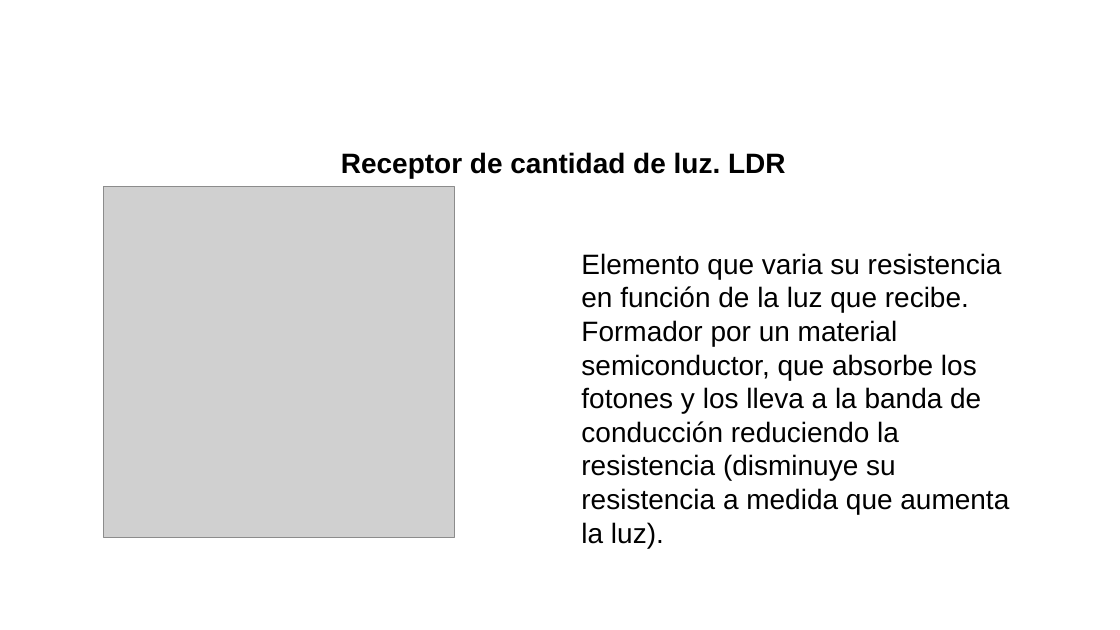
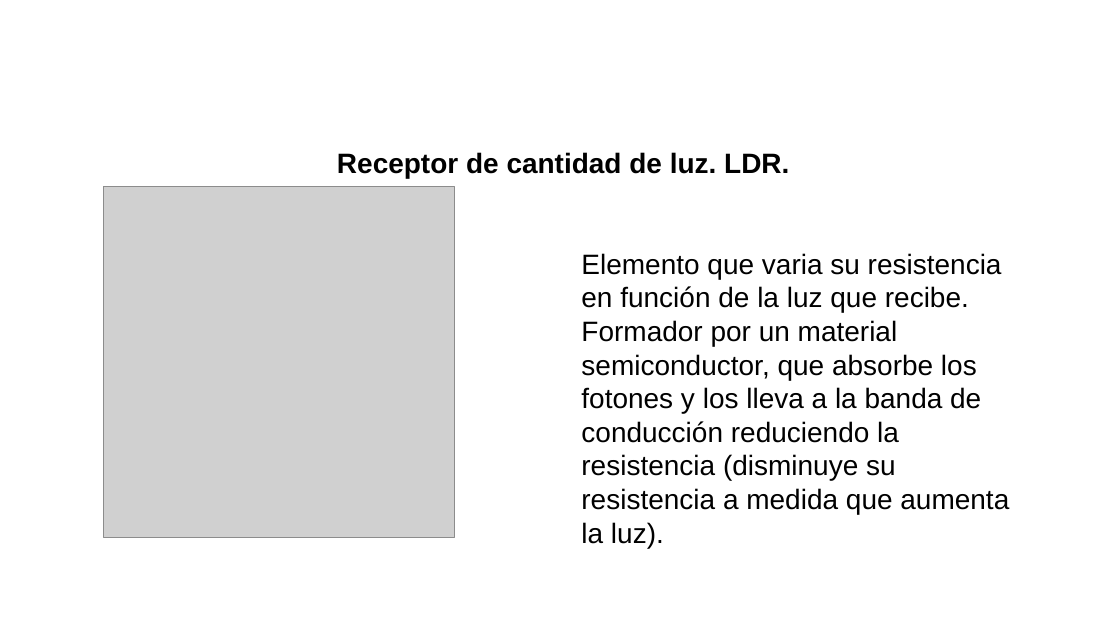
Before and after one commit to aigora/twA109-jaime-pablo-sara, a slide deck: slide 8 of trabajoinformatica_sinterminar.pptx. Drawn at 1120x630 pixels with LibreOffice and Linux fonts; fonts in the diff are those of the drawing; grey boxes stand for pictures; background and template pictures are left out. Boxes give left, top, right and bottom in pixels: in the first picture for what was removed or moved away, otherwise in the second. Text is boxed around its words. In the diff, an @@ line names an element or a change of style, - is before the commit and + after.

```diff
--- a/trabajoinformatica_sinterminar.pptx
+++ b/trabajoinformatica_sinterminar.pptx
@@ text at (337,152,789,179): text changed @@
-  Receptor de cantidad de luz. LDR
+  Receptor de cantidad de luz. LDR.
```
Also in this commit, not shown: 7 other slides changed.
